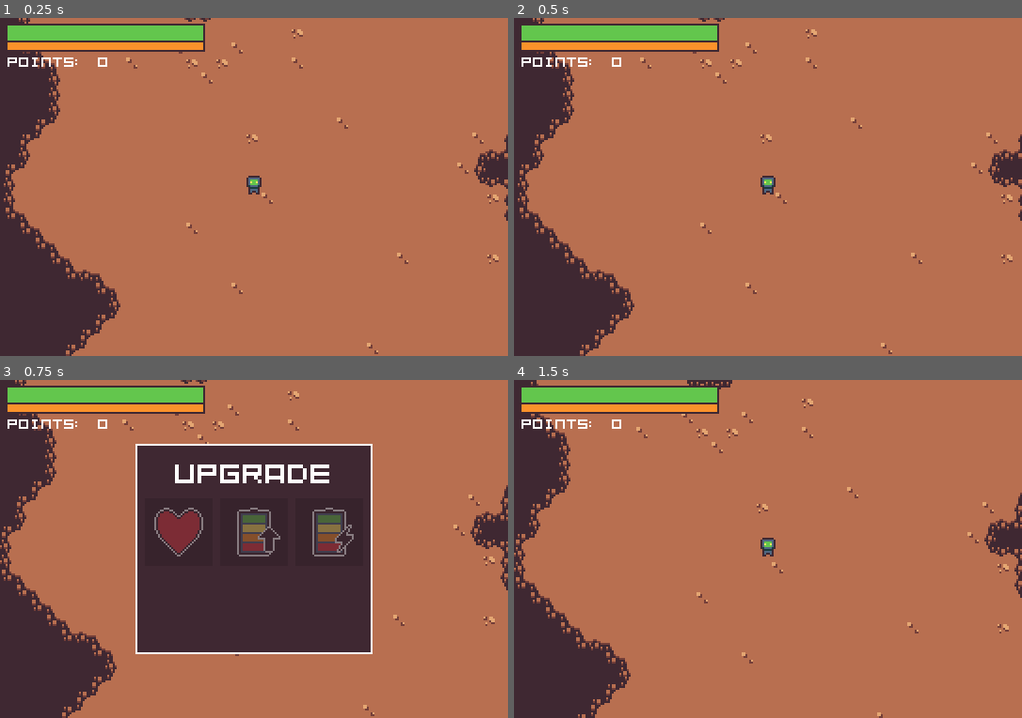
Above: before the commit, frames 1-4 (two rows, left to right).
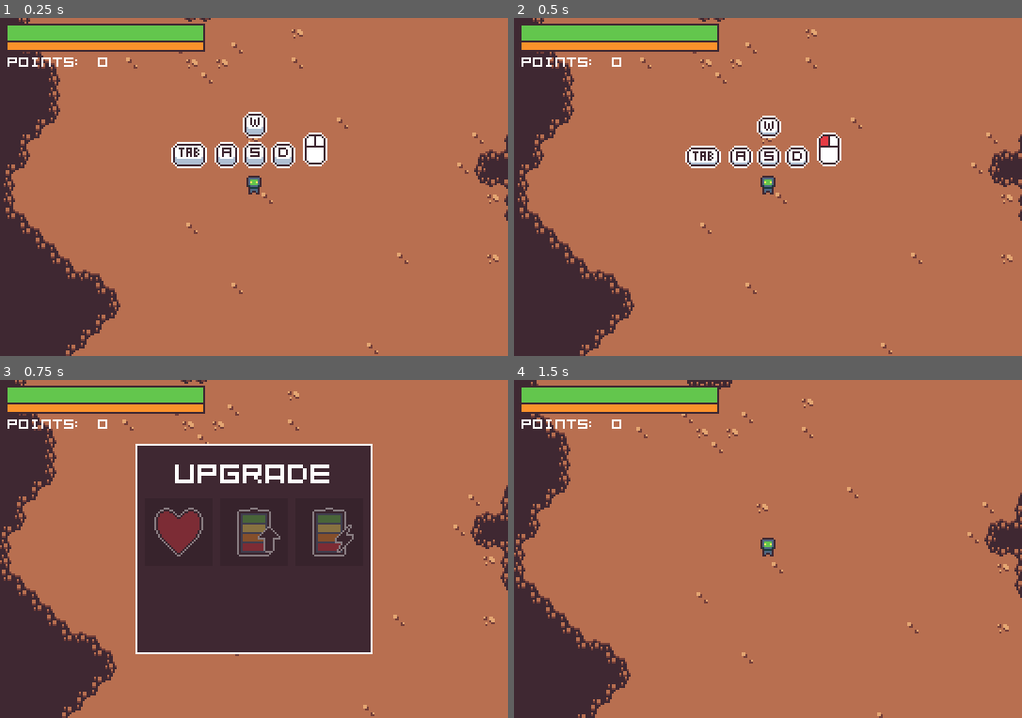
Above: after the commit, the same moments.

Repository: OriginTwo/shooter-robot
Game: Godot game, scene res://sources/game/game.tscn
Two runs of this game, one before a commit and one after it. Both use one fixed random seed, a clock stepped at 60 frames per second and the inputs below.
Inputs (mouse positions are in pixels of both pictures, inside the frame that each line leads up to):
- Up to frame 1 (0.25 s): no input
- Up to frame 2 (0.5 s): no input
- Up to frame 3 (0.75 s): move the mouse to (365, 532) at 0.52 s; hold Tab (show_upgrades) from 0.53 s (still down); tap D (move_e) at 0.6 s
- Up to frame 4 (1.5 s): tap W (move_n) at 0.8, 1.35 s; tap Enter at 1.25 s; move the mouse to (666, 565) at 1.27 s; release Tab (show_upgrades) at 1.28 s

The runs differ from the first frame. In frame 1, 2.2% of the frame differs, in the area x 33-65%, y 27-45%; in frame 2, 1.9%; in frame 3, nothing differs; in frame 4, nothing differs.

Commit message:
add input guide

Diff:
--- a/sources/game/game.tscn
+++ b/sources/game/game.tscn
@@ -1,8 +1,9 @@
-[gd_scene load_steps=12 format=4 uid="uid://d2v5rwbvgpdx0"]
+[gd_scene load_steps=13 format=4 uid="uid://d2v5rwbvgpdx0"]
 
 [ext_resource type="Texture2D" uid="uid://g5l2klcy4wh7" path="res://assets/terrain/tileset.png" id="1_0g64o"]
 [ext_resource type="Script" path="res://sources/game/scripts/game.gd" id="1_gr32f"]
 [ext_resource type="PackedScene" uid="uid://bdaeqkxl05bmp" path="res://sources/player/player_ui.tscn" id="3_6fsbk"]
+[ext_resource type="PackedScene" uid="uid://cwh7hfoussrje" path="res://sources/player/input_guide.tscn" id="4_yw8ne"]
 [ext_resource type="PackedScene" uid="uid://b58jjeh5w0b3n" path="res://sources/enemy/enemy_spawner.tscn" id="5_olu8f"]
 [ext_resource type="PackedScene" uid="uid://cm5wx8q6yihns" path="res://sources/player/player.tscn" id="7_dx8t4"]
 
@@ -214,6 +215,9 @@
 position = Vector2(0, -4)
 position_smoothing_speed = 2.0
 
+[node name="InputGuide" parent="Player" instance=ExtResource("4_yw8ne")]
+position = Vector2(0, -14)
+
 [node name="EnemySpawner" parent="." node_paths=PackedStringArray("tile_map_layer") instance=ExtResource("5_olu8f")]
 tile_map_layer = NodePath("../TileMapLayer")
 
--- /dev/null
+++ b/sources/player/input_guide.tscn
@@ -0,0 +1,225 @@
+[gd_scene load_steps=12 format=3 uid="uid://cwh7hfoussrje"]
+
+[ext_resource type="Texture2D" uid="uid://bdqpscvv1le66" path="res://assets/ui/input_guide.png" id="1_1sgwd"]
+[ext_resource type="Script" path="res://sources/player/scripts/input_guide.gd" id="1_txm71"]
+
+[sub_resource type="Animation" id="Animation_qlfsm"]
+resource_name = "default"
+loop_mode = 1
+step = 0.1
+tracks/0/type = "value"
+tracks/0/imported = false
+tracks/0/enabled = true
+tracks/0/path = NodePath("W:frame")
+tracks/0/interp = 1
+tracks/0/loop_wrap = true
+tracks/0/keys = {
+"times": PackedFloat32Array(0, 0.5),
+"transitions": PackedFloat32Array(1, 1),
+"update": 1,
+"values": [0, 1]
+}
+tracks/1/type = "value"
+tracks/1/imported = false
+tracks/1/enabled = true
+tracks/1/path = NodePath("S:frame")
+tracks/1/interp = 1
+tracks/1/loop_wrap = true
+tracks/1/keys = {
+"times": PackedFloat32Array(0, 0.5),
+"transitions": PackedFloat32Array(1, 1),
+"update": 1,
+"values": [0, 1]
+}
+tracks/2/type = "value"
+tracks/2/imported = false
+tracks/2/enabled = true
+tracks/2/path = NodePath("D:frame")
+tracks/2/interp = 1
+tracks/2/loop_wrap = true
+tracks/2/keys = {
+"times": PackedFloat32Array(0, 0.5),
+"transitions": PackedFloat32Array(1, 1),
+"update": 1,
+"values": [0, 1]
+}
+tracks/3/type = "value"
+tracks/3/imported = false
+tracks/3/enabled = true
+tracks/3/path = NodePath("A:frame")
+tracks/3/interp = 1
+tracks/3/loop_wrap = true
+tracks/3/keys = {
+"times": PackedFloat32Array(0, 0.5),
+"transitions": PackedFloat32Array(1, 1),
+"update": 1,
+"values": [0, 1]
+}
+tracks/4/type = "value"
+tracks/4/imported = false
+tracks/4/enabled = true
+tracks/4/path = NodePath("Tab:frame")
+tracks/4/interp = 1
+tracks/4/loop_wrap = true
+tracks/4/keys = {
+"times": PackedFloat32Array(0, 0.5),
+"transitions": PackedFloat32Array(1, 1),
+"update": 1,
+"values": [0, 1]
+}
+tracks/5/type = "value"
+tracks/5/imported = false
+tracks/5/enabled = true
+tracks/5/path = NodePath("Mouse:frame")
+tracks/5/interp = 1
+tracks/5/loop_wrap = true
+tracks/5/keys = {
+"times": PackedFloat32Array(0, 0.5),
+"transitions": PackedFloat32Array(1, 1),
+"update": 1,
+"values": [0, 1]
+}
+
+[sub_resource type="Animation" id="Animation_8jjb1"]
+length = 0.001
+tracks/0/type = "value"
+tracks/0/imported = false
+tracks/0/enabled = true
+tracks/0/path = NodePath("W:frame")
+tracks/0/interp = 1
+tracks/0/loop_wrap = true
+tracks/0/keys = {
+"times": PackedFloat32Array(0),
+"transitions": PackedFloat32Array(1),
+"update": 1,
+"values": [0]
+}
+tracks/1/type = "value"
+tracks/1/imported = false
+tracks/1/enabled = true
+tracks/1/path = NodePath("S:frame")
+tracks/1/interp = 1
+tracks/1/loop_wrap = true
+tracks/1/keys = {
+"times": PackedFloat32Array(0),
+"transitions": PackedFloat32Array(1),
+"update": 1,
+"values": [0]
+}
+tracks/2/type = "value"
+tracks/2/imported = false
+tracks/2/enabled = true
+tracks/2/path = NodePath("D:frame")
+tracks/2/interp = 1
+tracks/2/loop_wrap = true
+tracks/2/keys = {
+"times": PackedFloat32Array(0),
+"transitions": PackedFloat32Array(1),
+"update": 1,
+"values": [0]
+}
+tracks/3/type = "value"
+tracks/3/imported = false
+tracks/3/enabled = true
+tracks/3/path = NodePath("A:frame")
+tracks/3/interp = 1
+tracks/3/loop_wrap = true
+tracks/3/keys = {
+"times": PackedFloat32Array(0),
+"transitions": PackedFloat32Array(1),
+"update": 1,
+"values": [0]
+}
+tracks/4/type = "value"
+tracks/4/imported = false
+tracks/4/enabled = true
+tracks/4/path = NodePath("Tab:frame")
+tracks/4/interp = 1
+tracks/4/loop_wrap = true
+tracks/4/keys = {
+"times": PackedFloat32Array(0),
+"transitions": PackedFloat32Array(1),
+"update": 1,
+"values": [0]
+}
+tracks/5/type = "value"
+tracks/5/imported = false
+tracks/5/enabled = true
+tracks/5/path = NodePath("Mouse:frame")
+tracks/5/interp = 1
+tracks/5/loop_wrap = true
+tracks/5/keys = {
+"times": PackedFloat32Array(0),
+"transitions": PackedFloat32Array(1),
+"update": 1,
+"values": [0]
+}
+
+[sub_resource type="AnimationLibrary" id="AnimationLibrary_jsg3y"]
+_data = {
+"RESET": SubResource("Animation_8jjb1"),
+"default": SubResource("Animation_qlfsm")
+}
+
+[sub_resource type="AtlasTexture" id="AtlasTexture_ejiyb"]
+atlas = ExtResource("1_1sgwd")
+region = Rect2(0, 0, 54, 26)
+
+[sub_resource type="AtlasTexture" id="AtlasTexture_fdil3"]
+atlas = ExtResource("1_1sgwd")
+region = Rect2(0, 26, 54, 26)
+
+[sub_resource type="AtlasTexture" id="AtlasTexture_ui05u"]
+atlas = ExtResource("1_1sgwd")
+region = Rect2(0, 52, 54, 26)
+
+[sub_resource type="AtlasTexture" id="AtlasTexture_w0k0o"]
+atlas = ExtResource("1_1sgwd")
+region = Rect2(0, 78, 54, 26)
+
+[sub_resource type="AtlasTexture" id="AtlasTexture_lqhxq"]
+atlas = ExtResource("1_1sgwd")
+region = Rect2(0, 104, 54, 26)
+
+[sub_resource type="AtlasTexture" id="AtlasTexture_i7ypk"]
+atlas = ExtResource("1_1sgwd")
+region = Rect2(0, 130, 54, 26)
+
+[node name="InputGuide" type="Node2D"]
+script = ExtResource("1_txm71")
+
+[node name="AnimationPlayer" type="AnimationPlayer" parent="."]
+libraries = {
+"": SubResource("AnimationLibrary_jsg3y")
+}
+autoplay = "default"
+
+[node name="W" type="Sprite2D" parent="."]
+position = Vector2(0, -23)
+texture = SubResource("AtlasTexture_ejiyb")
+hframes = 2
+
+[node name="A" type="Sprite2D" parent="."]
+position = Vector2(-15, -7)
+texture = SubResource("AtlasTexture_fdil3")
+hframes = 2
+
+[node name="S" type="Sprite2D" parent="."]
+position = Vector2(0, -7)
+texture = SubResource("AtlasTexture_ui05u")
+hframes = 2
+
+[node name="D" type="Sprite2D" parent="."]
+position = Vector2(15, -7)
+texture = SubResource("AtlasTexture_w0k0o")
+hframes = 2
+
+[node name="Tab" type="Sprite2D" parent="."]
+position = Vector2(-35, -7)
+texture = SubResource("AtlasTexture_lqhxq")
+hframes = 2
+
+[node name="Mouse" type="Sprite2D" parent="."]
+position = Vector2(32, -10)
+texture = SubResource("AtlasTexture_i7ypk")
+hframes = 2
--- /dev/null
+++ b/sources/player/scripts/input_guide.gd
@@ -0,0 +1,12 @@
+extends Node2D
+
+@onready var animation_player: AnimationPlayer = $AnimationPlayer
+
+func _unhandled_input(_event: InputEvent) -> void:
+	if Input.is_action_just_pressed("move_n") ||\
+			Input.is_action_just_pressed("move_e") ||\
+			Input.is_action_just_pressed("move_s") ||\
+			Input.is_action_just_pressed("move_w") ||\
+			Input.is_action_just_pressed("shoot") ||\
+			Input.is_action_just_pressed("show_upgrades"):
+		queue_free()
--- a/sources/player/scripts/player.gd
+++ b/sources/player/scripts/player.gd
@@ -49,7 +49,6 @@
 
 	SignalBus.upgrades_bought.connect(on_upgrades_bought)
 
-	#health_component.depleted.connect(get_tree().call_deferred.bind("reload_current_scene"))
 	health_component.depleted.connect(on_health_depleted)
 	health_component.changed.connect(on_health_changed)
 
Binary file added: assets/aseprite/input_guide.ase
Binary file changed: assets/aseprite/sketch.ase
Binary file added: assets/ui/input_guide.png
Not shown, added: assets/ui/input_guide.png.import
Not shown, changed: notes.txt
